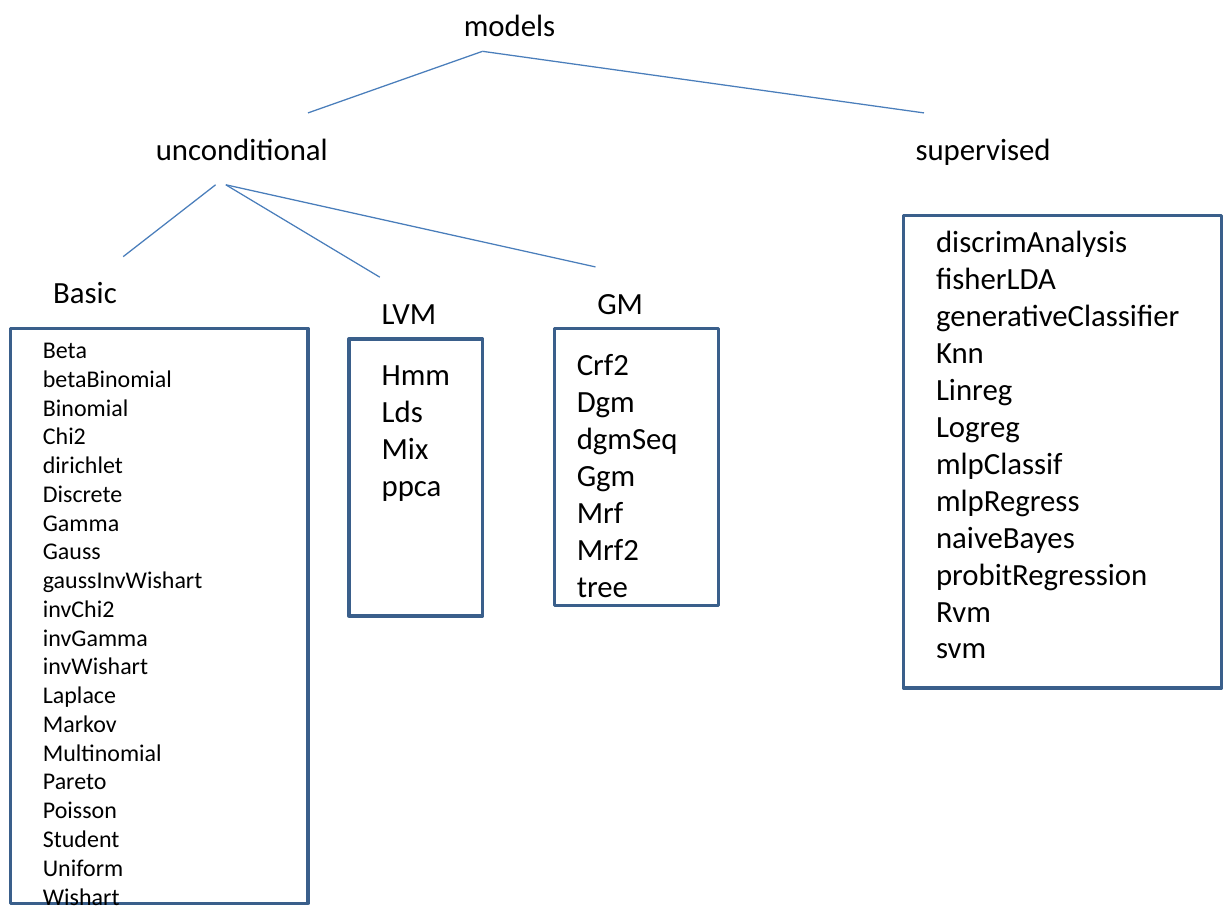
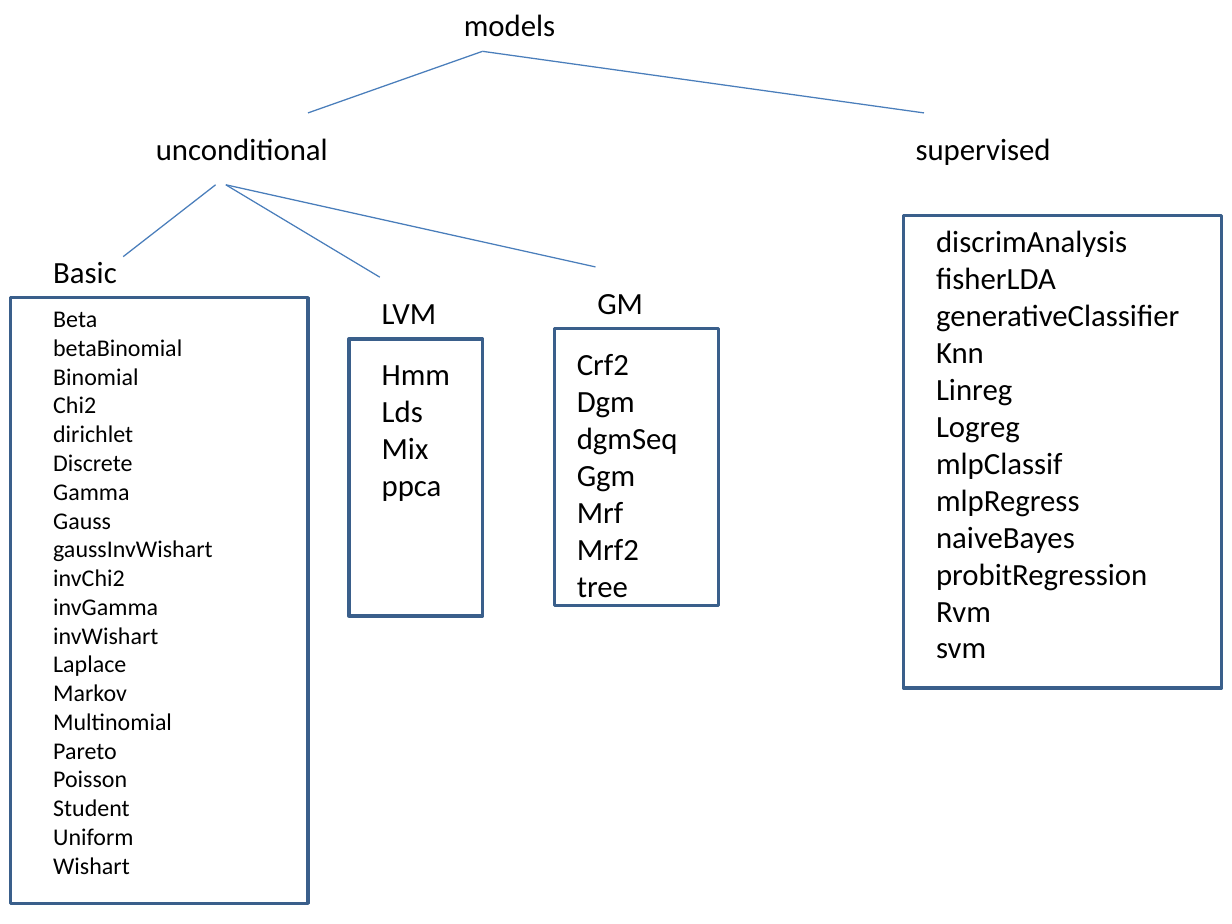
Before and after one commit to YasumasaMiyamoto/pmtk3, a slide deck: slide 4 of trunk/docs/classSystem/models.pptx. Drawn at 1232x924 pixels with LibreOffice and Linux fonts; fonts in the diff are those of the drawing. Boxes give left, top, right and bottom in pixels: in the first picture for what was removed or moved away, otherwise in the second. Text is boxed around its words. In the diff, an @@ line names an element or a change of style, - is before the commit and + after.

```diff
--- a/trunk/docs/classSystem/models.pptx
+++ b/trunk/docs/classSystem/models.pptx
@@ text "Basic" moved from (x1=53, y1=282, x2=117, y2=304) to (x1=53, y1=262, x2=117, y2=284) @@
@@ rectangle resized from (x1=10, y1=329, x2=308, y2=904) to (x1=10, y1=298, x2=308, y2=904) @@
@@ text "Beta" moved from (x1=43, y1=342, x2=202, y2=905) to (x1=53, y1=311, x2=212, y2=874) @@
```
Also in this commit, not shown: 7 other files.
